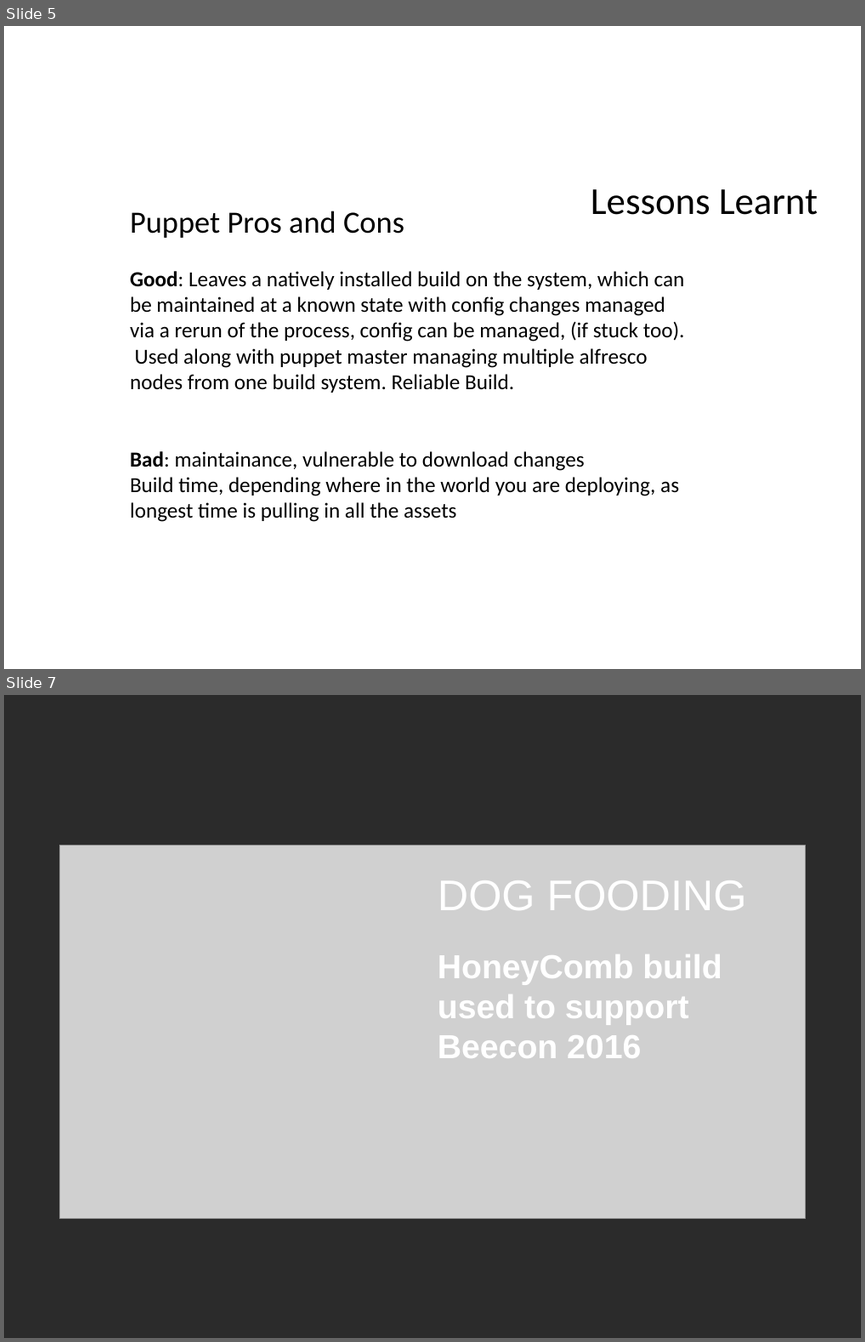
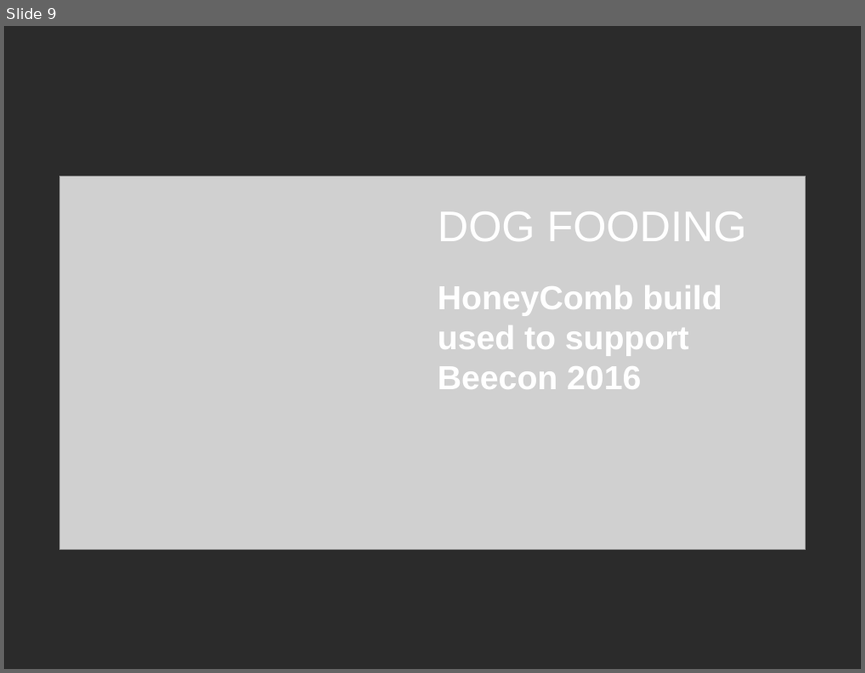
Before and after one commit to OrderOfTheBee/beecon, a slide deck: assets/data/files/20160125031/BeeCon2016_HoneyCombBeyond.odp. Shown one above the other, each under a label of ours: slides 5 and 7 before the commit, slide 9 after it; the slides between them are not shown. The pictures are 865x1342 and 865x673 pixels, drawn with LibreOffice and Linux fonts; fonts in the diff are those of the drawing; grey boxes stand for pictures; background and template pictures are left out; a plain dark background stands for a picture behind light text. Boxes give left, top, right and bottom in pixels: in the first picture for what was removed or moved away, otherwise in the second. Text is boxed around its words. In the diff, an @@ line names an element or a change of style, - is before the commit and + after.

```diff
--- a/assets/data/files/20160125031/BeeCon2016_HoneyCombBeyond.odp
+++ b/assets/data/files/20160125031/BeeCon2016_HoneyCombBeyond.odp
@@ slide 5 removed at (4,26,861,669), background picture (left out) @@
@@ text removed at (590,189,817,215) @@
-● Lessons Learnt
@@ title removed at (130,210,685,522) @@
-Puppet Pros and Cons
-Good: Leaves a natively installed build on the system, which can be maintained at a known state with config changes managed via a rerun of the process, config can be managed, (if stuck too). Used along with puppet master managing multiple alfresco nodes from one build system. Reliable Build.
-Bad: maintainance, vulnerable to download changes
-Build time, depending where in the world you are deploying, as longest time is pulling in all the assets
@@ what was slide 7 is now slide 9 @@
```
Also in this commit, not shown: 6 slides changed, 9 slides added, 3 other slides removed.
